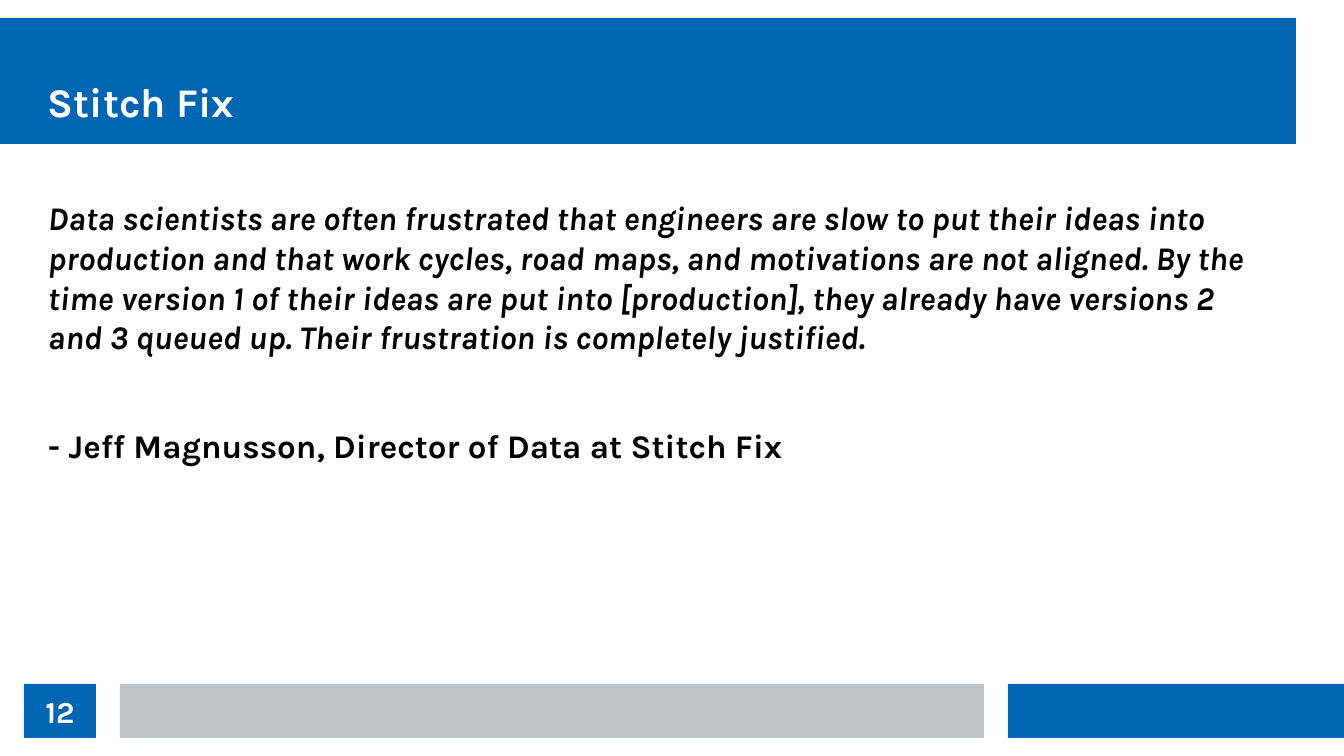
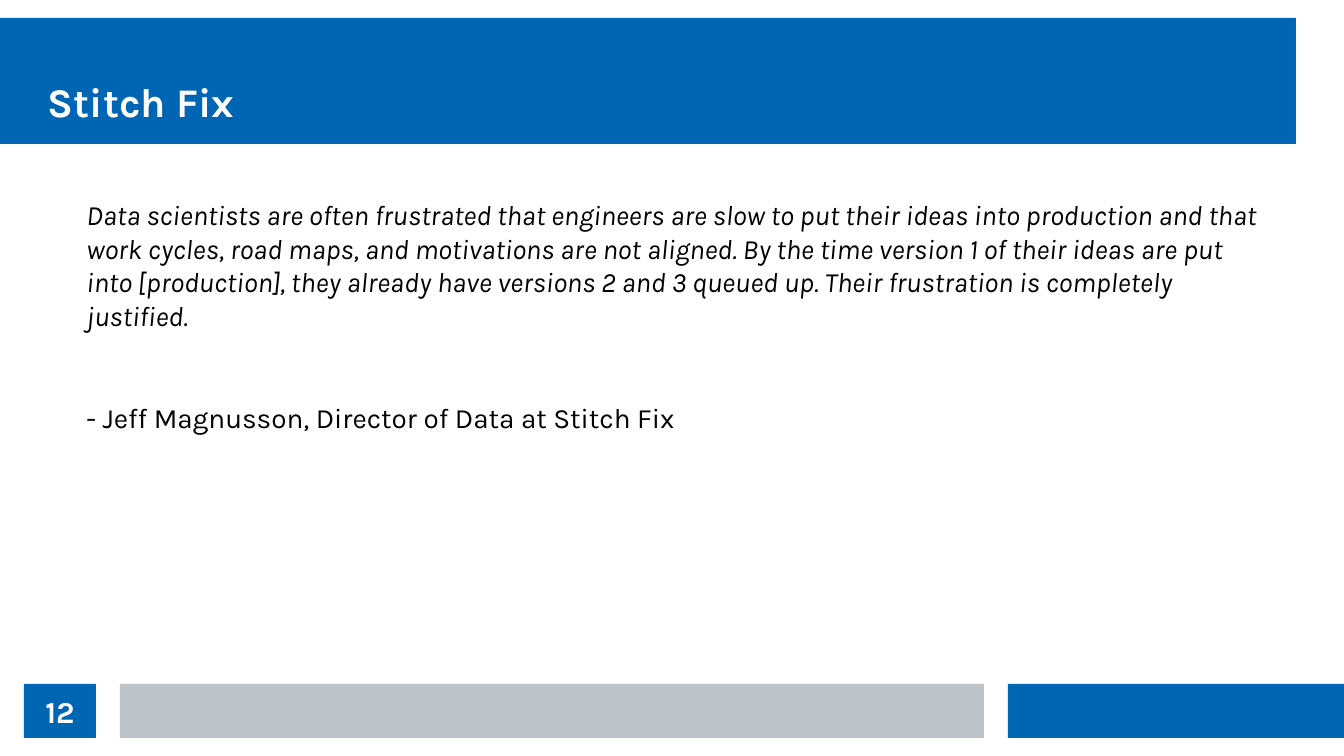
Before and after one commit to thomasnield/kotlin_data_science_talk_ChicagoJUG, a slide deck: slide 12 of kotlin_data_science_talk_chijug_slides.odp. Drawn at 1344x756 pixels with LibreOffice and Linux fonts; fonts in the diff are those of the drawing. Boxes give left, top, right and bottom in pixels: in the first picture for what was removed or moved away, otherwise in the second. Text is boxed around its words. In the diff, an @@ line names an element or a change of style, - is before the commit and + after.

```diff
--- a/kotlin_data_science_talk_chijug_slides.odp
+++ b/kotlin_data_science_talk_chijug_slides.odp
@@ text "Data scientists are often frustrated ..." at (86, 205, 1256, 434): size 19.5 to 16.5 pt, bold off; list level 1 to 2 in "Data scientists are often frustrated ..."; list level 1 to 2 in "- Jeff Magnusson, Director of ..." @@
```
Also in this commit, not shown: 6 other slides changed.
